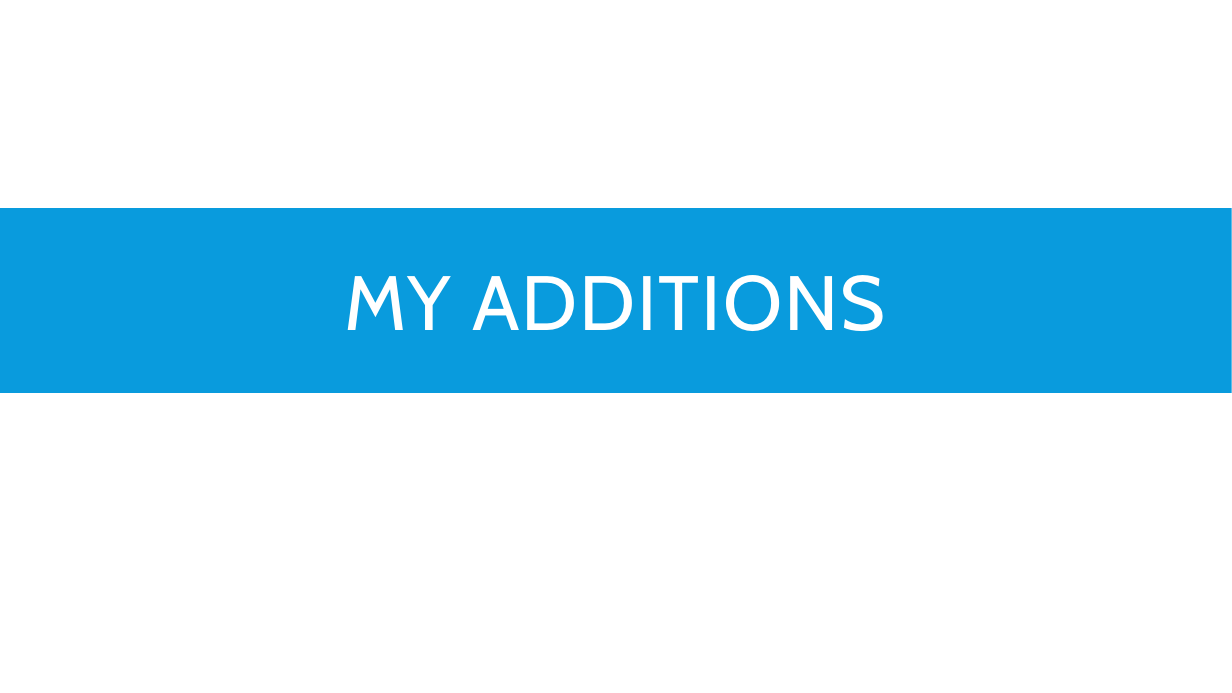
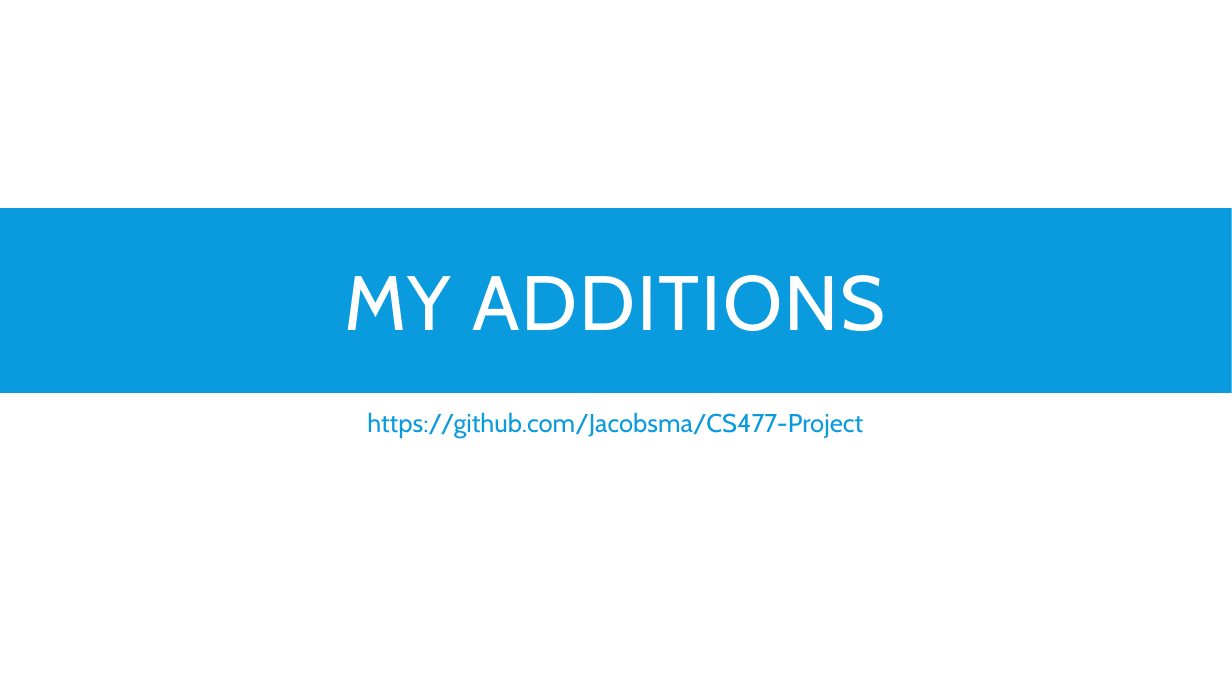
Before and after one commit to Jacobsma/CS477-Project, a slide deck: slide 19 of project.pptx. Drawn at 1232x693 pixels with LibreOffice and Linux fonts; fonts in the diff are those of the drawing. Boxes give left, top, right and bottom in pixels: in the first picture for what was removed or moved away, otherwise in the second. Text is boxed around its words. In the diff, an @@ line names an element or a change of style, - is before the commit and + after.

Commit message:
Added link to github

```diff
--- a/project.pptx
+++ b/project.pptx
@@ text added at <box>367,412,863,437</box>, 20 pt, text #099BDD @@
+https://github.com/Jacobsma/CS477-Project
```
